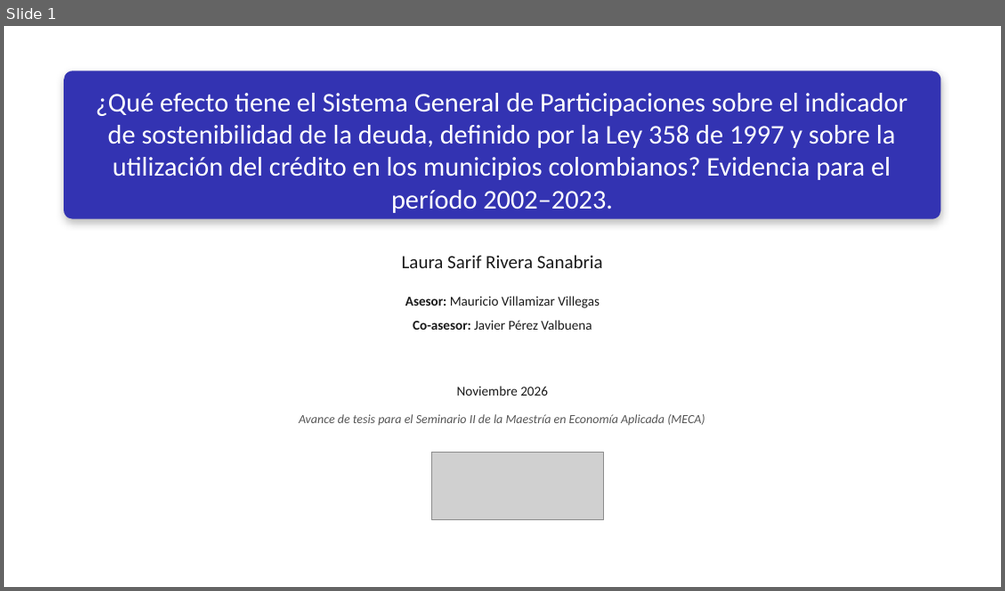
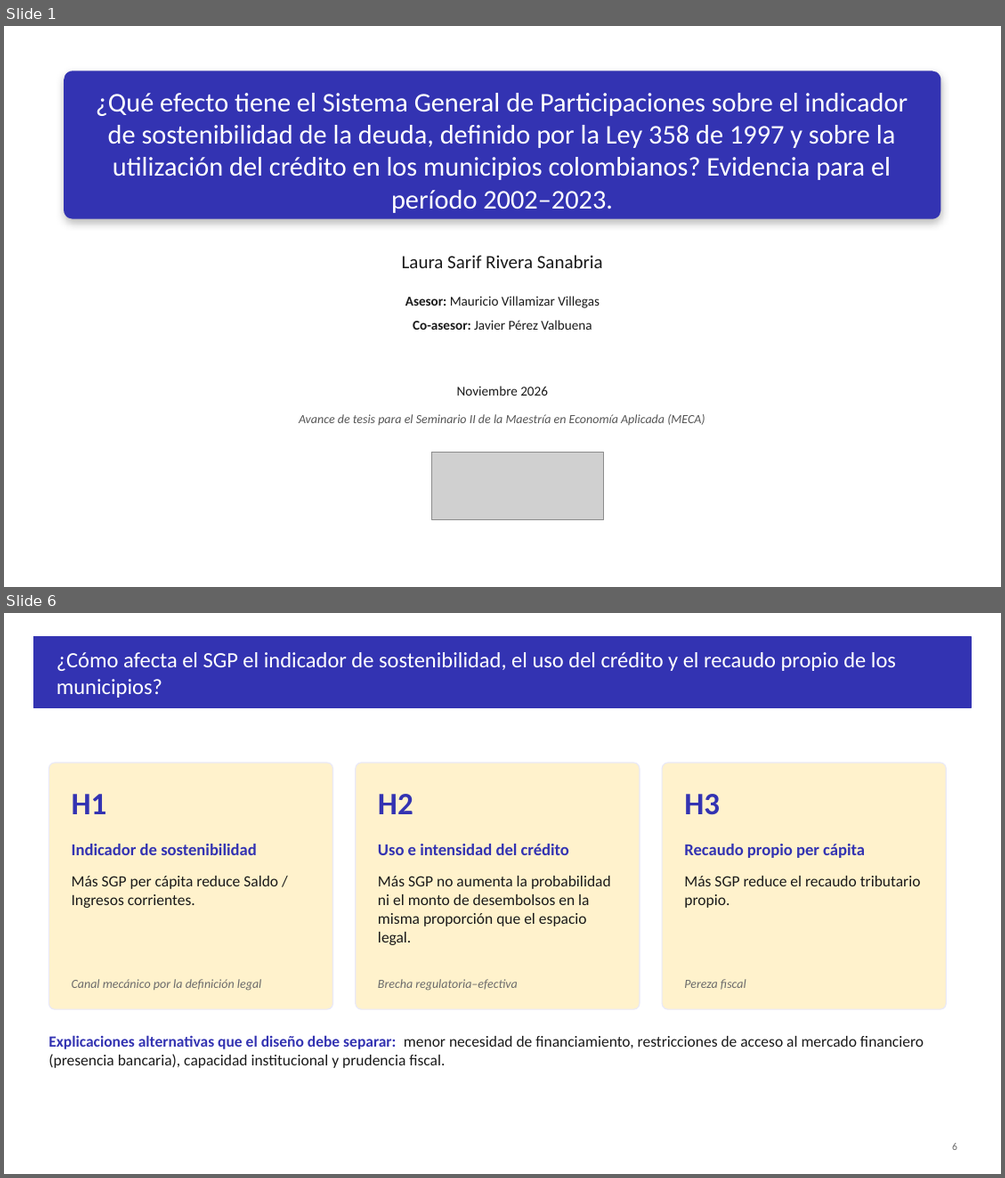
Before and after one commit to Laurarivera34/TESIS_MECA, a slide deck: docs/slides/asesores/Presentación_LauraRivera.pptx. Shown one above the other, each under a label of ours: slide 1 before the commit, slides 1 and 6 after it; the slides between them are not shown. The pictures are 1005x591 and 1005x1178 pixels, drawn with LibreOffice and Linux fonts; fonts in the diff are those of the drawing; grey boxes stand for pictures. Boxes give left, top, right and bottom in pixels: in the first picture for what was removed or moved away, otherwise in the second. Text is boxed around its words. In the diff, an @@ line names an element or a change of style, - is before the commit and + after.

```diff
--- a/docs/slides/asesores/Presentación_LauraRivera.pptx
+++ b/docs/slides/asesores/Presentación_LauraRivera.pptx
@@ slide 6 added at bbox=[4, 613, 1001, 1174], background #FFFFFF @@
@@ rectangle added at bbox=[34, 637, 971, 708], fill #3333B2, outline #3333B2 1 pt @@
@@ title added at bbox=[57, 652, 896, 698], 21 pt, text #FFFFFF @@
+¿Cómo afecta el SGP el indicador de sostenibilidad, el uso del crédito y el recaudo propio de los municipios?
@@ rounded rectangle added at bbox=[48, 763, 333, 1009], fill #FFF2CC, outline #E9E9F8 1 pt @@
@@ rounded rectangle added at bbox=[356, 763, 639, 1009], fill #FFF2CC, outline #E9E9F8 1 pt @@
@@ rounded rectangle added at bbox=[662, 763, 947, 1009], fill #FFF2CC, outline #E9E9F8 1 pt @@
@@ text added at bbox=[72, 794, 107, 814], 30 pt, text #3333B2, bold @@
+H1
@@ text added at bbox=[378, 794, 413, 814], 30 pt, text #3333B2, bold @@
+H2
@@ text added at bbox=[684, 794, 720, 815], 30 pt, text #3333B2, bold @@
+H3
@@ text added at bbox=[72, 844, 257, 855], 16 pt, text #3333B2, bold @@
+Indicador de sostenibilidad
@@ text added at bbox=[378, 844, 569, 855], 16 pt, text #3333B2, bold @@
+Uso e intensidad del crédito
@@ text added at bbox=[684, 844, 865, 858], 16 pt, text #3333B2, bold @@
+Recaudo propio per cápita
@@ text added at bbox=[72, 876, 278, 908], 15 pt, text #1A1A1A @@
+Más SGP per cápita reduce Saldo / Ingresos corrientes.
@@ text added at bbox=[378, 876, 611, 945], 15 pt, text #1A1A1A @@
+Más SGP no aumenta la probabilidad ni el monto de desembolsos en la misma proporción que el espacio legal.
@@ text added at bbox=[684, 876, 921, 908], 15 pt, text #1A1A1A @@
+Más SGP reduce el recaudo tributario propio.
@@ text added at bbox=[72, 979, 261, 990], 12 pt, text #6B6B6B, italic @@
+Canal mecánico por la definición legal
@@ text added at bbox=[378, 979, 517, 990], 12 pt, text #6B6B6B, italic @@
+Brecha regulatoria–efectiva
@@ text added at bbox=[684, 979, 746, 989], 12 pt, text #6B6B6B, italic @@
+Pereza fiscal
@@ text added at bbox=[48, 1035, 923, 1068], 15 pt, text #1A1A1A @@
+Explicaciones alternativas que el diseño debe separar: menor necesidad de financiamiento, restricciones de acceso al mercado financiero (presencia bancaria), capacidad institucional y prudencia fiscal.
@@ page number added at bbox=[952, 1143, 957, 1150], 10 pt, text #6B6B6B @@
+6
```
Also in this commit, not shown: 12 slides changed, 16 other slides added, 17 slides removed, 7 other files.
